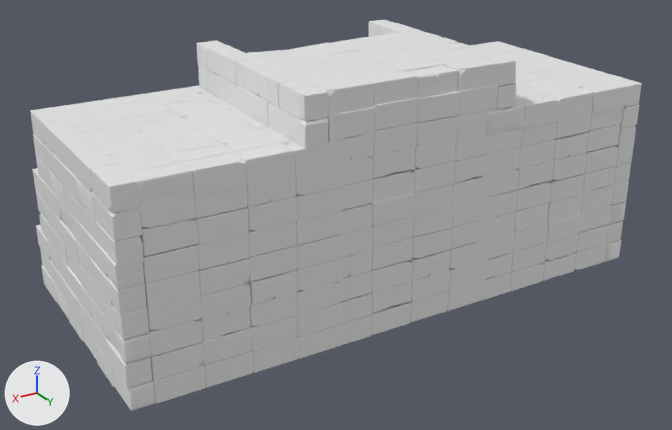
Before and after pictures for a commit that changed the FBX model Assets/DarkArena/Mesh/NEW/Temple.fbx.
Before and after are seen from a 50 mm lens placed at (20.7, 34.9, 20.0), pointed at (0.6, 1.5, 3.3). Every picture has the same lights, and +X, +Y and +Z are marked at lower left. Vertices at the same position are counted once.

Objects in the first picture: 'Stone_1x0,5.222'.
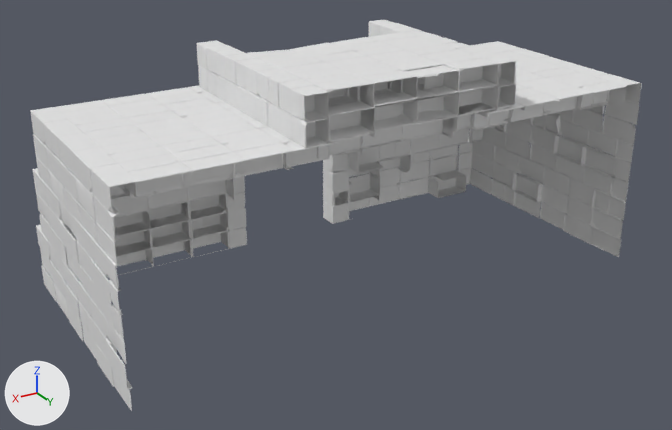
Changed parts and their boxes [x1, y1, x2, y2] in the pictures (672 x 430 px):
part 1 of me_cube_431, deleted: before [140, 124, 620, 404]
part 2 of me_cube_431, cut back: before [35, 64, 642, 411]; after [35, 87, 626, 250]

Diff of the bpy script that builds the scene:
```diff
--- a/Assets/DarkArena/Mesh/NEW/Temple.fbx.py
+++ b/Assets/DarkArena/Mesh/NEW/Temple.fbx.py
@@ me_cube_431 @@
 # used by ob_stone_1x0_5_222; location = (0.0, 0.0, 0.0)
-me_cube_431.from_pydata(...)  # 44134 vertices, 43287 faces; spans x -12.6..12.5, y -5.2..6.8, z 0.0..10.9
+me_cube_431.from_pydata(...)  # 27872 vertices, 24988 faces; spans x -12.6..12.5, y -5.2..6.8, z 0.0..10.9
+# me_cube_431 part 1: 76 loose pieces with 8300 vertices, spanning x -11.6..11.5, y 5.6..6.8, z 0.0..7.1, are deleted
+# me_cube_431 part 2: 42 vertices moved within x -12.5..11.5, y -4.1..6.7, z 0.0..10.0; 8012 vertices removed from x -12.5..12.3, y -5.1..6.8, z 0.0..10.7; 50 vertices added at x -12.5..12.5, y -5.0..6.8, z 0.0..8.9
 me_cube_431.materials.append(mat_brick_1)
```
